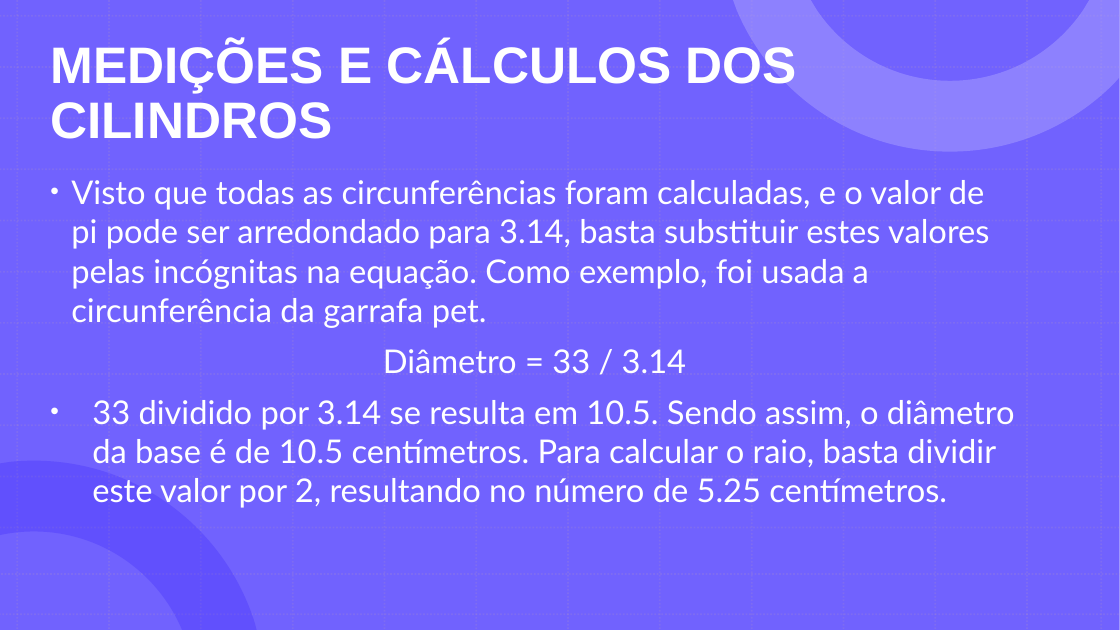
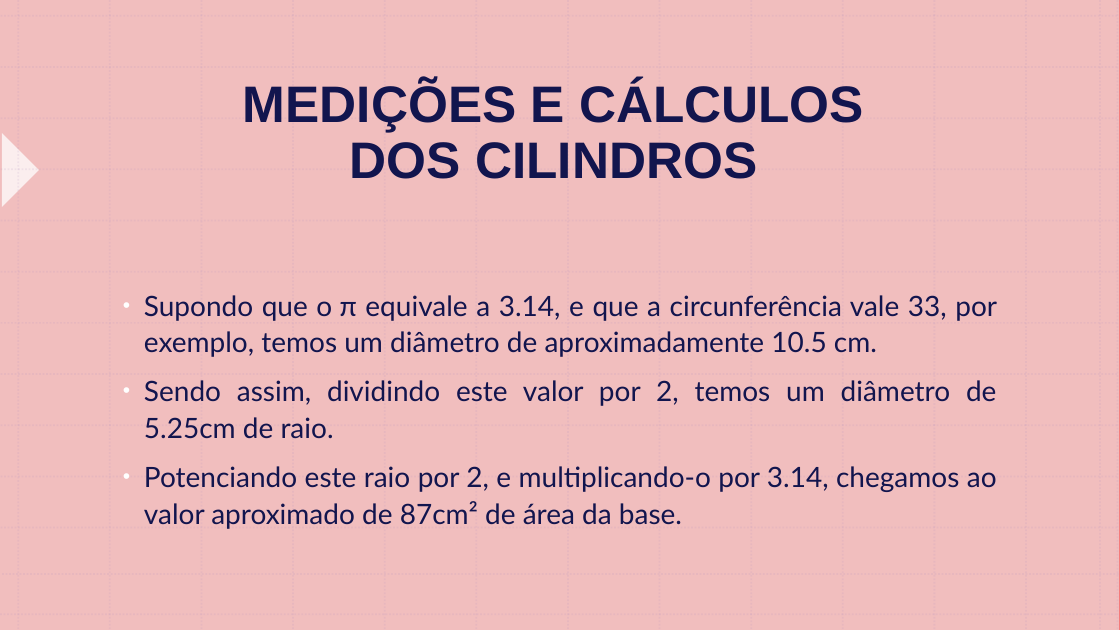
Before and after one commit to GabrielDSS0/ETEC-Coisas-Escolares, a slide deck: slide 14 of 1 etim ds 2022/EAMT/Trabalho Acadêmico/Relatório (a importância dos ecopontos)/A importância da separação dos recicláveis 3/Ecopontos - EAMT.pptx (slide 18 before the commit). Drawn at 1120x630 pixels with LibreOffice and Linux fonts; fonts in the diff are those of the drawing. Boxes give left, top, right and bottom in pixels: in the first picture for what was removed or moved away, otherwise in the second. Text is boxed around its words. In the diff, an @@ line names an element or a change of style, - is before the commit and + after.

```diff
--- a/1 etim ds 2022/EAMT/Trabalho Acadêmico/Relatório (a importância dos ecopontos)/A importância da separação dos recicláveis 3/Ecopontos - EAMT.pptx
+++ b/1 etim ds 2022/EAMT/Trabalho Acadêmico/Relatório (a importância dos ecopontos)/A importância da separação dos recicláveis 3/Ecopontos - EAMT.pptx
@@ background #FFFFFF to #FF0000 @@
@@ rectangle added at [0, 0, 1120, 630], fill #FF0000 @@
@@ rectangle added at [0, 0, 1120, 630], fill #EEEEEE at 80% opacity @@
@@ title "MEDIÇÕES E CÁLCULOS DOS CILINDROS": place and size @@
-title "MEDIÇÕES E CÁLCULOS DOS CILINDROS" at [50, 42, 797, 139]
+title "MEDIÇÕES E CÁLCULOS DOS CILINDROS" at [243, 81, 864, 179]
@@ title "MEDIÇÕES E CÁLCULOS DOS CILINDROS" at [243, 81, 864, 179]: text colour #FFFFFF to #12154E; alignment left to centre @@
@@ right triangle added at [0, 133, 39, 207], fill #FFFFFF at 75% opacity @@
@@ text at [144, 295, 997, 529]: text changed; size 28 to 24 pt; text colour #FFFFFF to #12154E @@
-• Visto que todas as circunferências foram calculadas, e o valor de pi pode ser arredondado para 3.14, basta substituir estes valores pelas incógnitas na equação. Como exemplo, foi usada a circunferência da garrafa pet.
-Diâmetro = 33 / 3.14
-• 33 dividido por 3.14 se resulta em 10.5. Sendo assim, o diâmetro da base é de 10.5 centímetros. Para calcular o raio, basta dividir este valor por 2, resultando no número de 5.25 centímetros.
+• Supondo que o π equivale a 3.14, e que a circunferência vale 33, por exemplo, temos um diâmetro de aproximadamente 10.5 cm.
+• Sendo assim, dividindo este valor por 2, temos um diâmetro de 5.25cm de raio.
+• Potenciando este raio por 2, e multiplicando-o por 3.14, chegamos ao valor aproximado de 87cm² de área da base.
@@ group added at [0, 0, 1120, 630]: 27 lines @@
```
Also in this commit, not shown: 18 other slides changed, 9 slides added, 9 slides removed, 1 other file.
